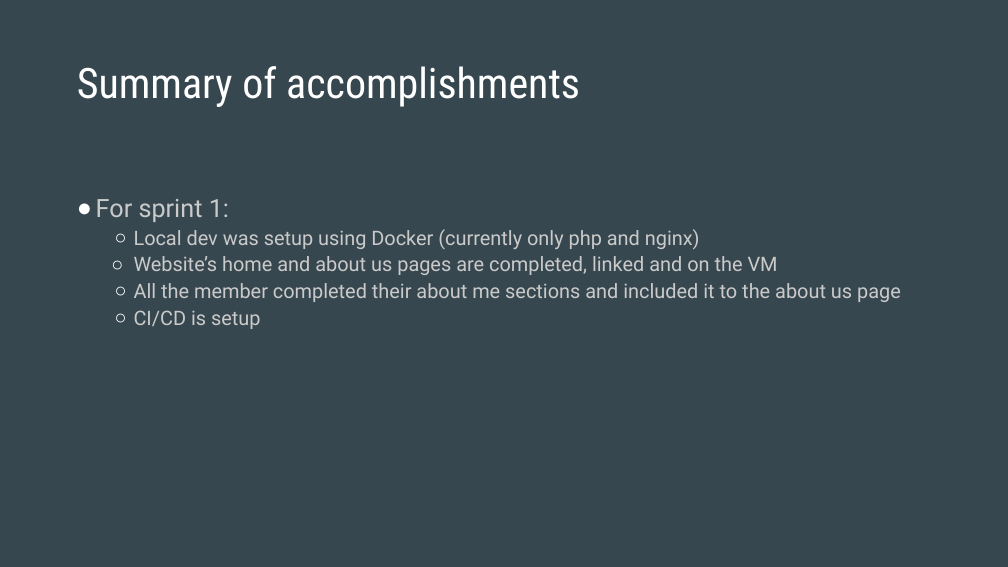
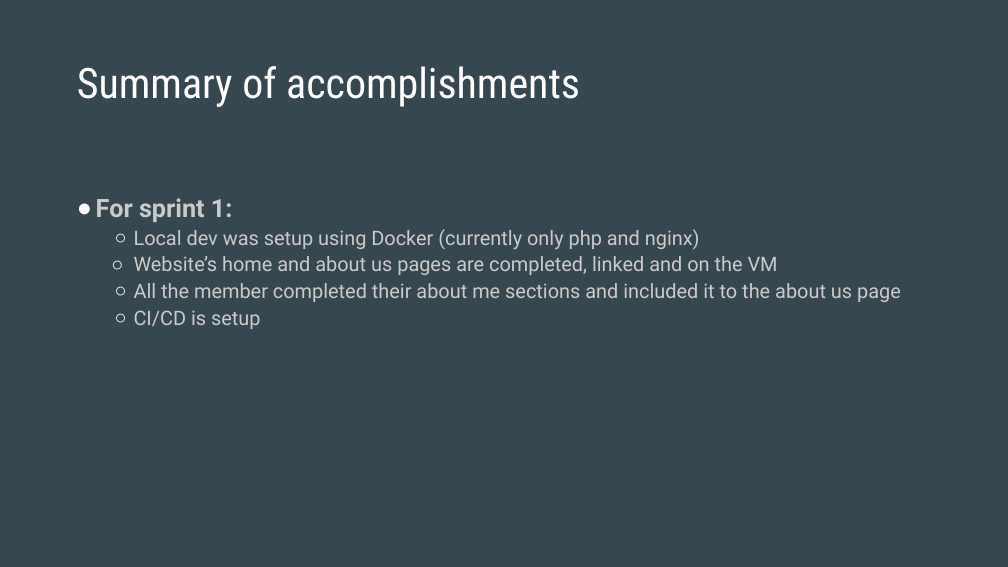
Before and after one commit to rehan-code/Game-Library-Web-App, a slide deck: slide 2 of CIS4250_Retrospective.pptx. Drawn at 1008x567 pixels with LibreOffice and Linux fonts; fonts in the diff are those of the drawing. Boxes give left, top, right and bottom in pixels: in the first picture for what was removed or moved away, otherwise in the second. Text is boxed around its words. In the diff, an @@ line names an element or a change of style, - is before the commit and + after.

```diff
--- a/CIS4250_Retrospective.pptx
+++ b/CIS4250_Retrospective.pptx
@@ text at <box>96,198,233,222</box>: bold on in "For sprint 1:" @@
```
Also in this commit, not shown: 3 other slides changed.
